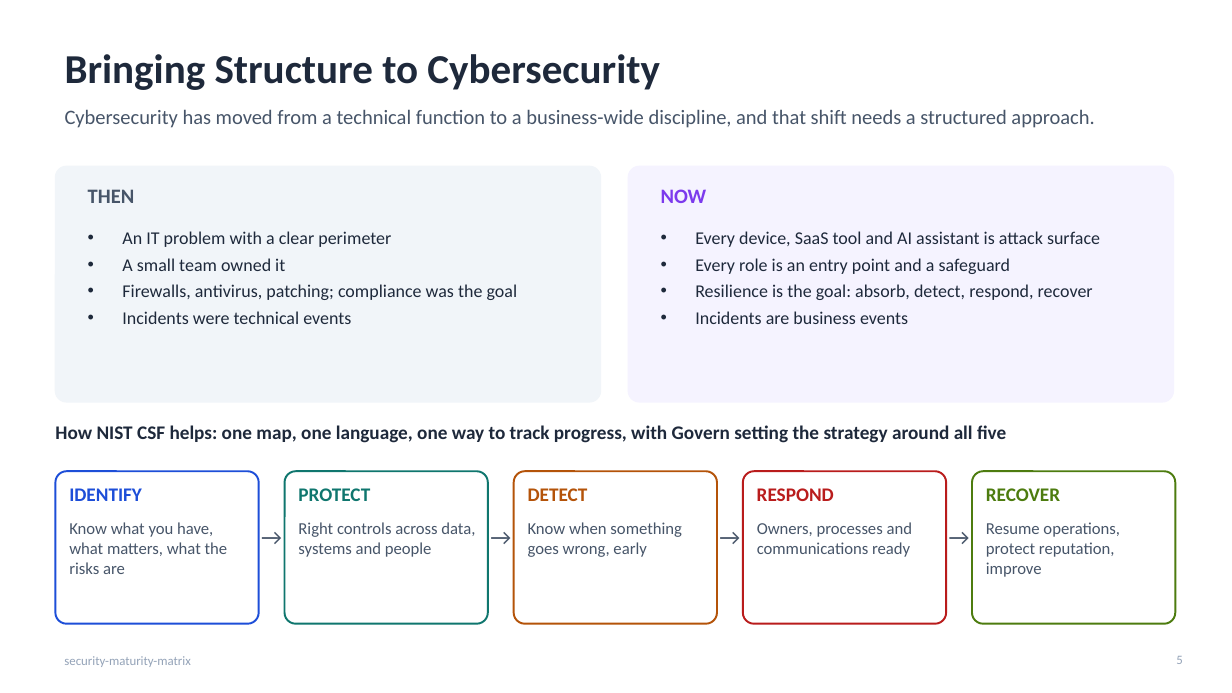
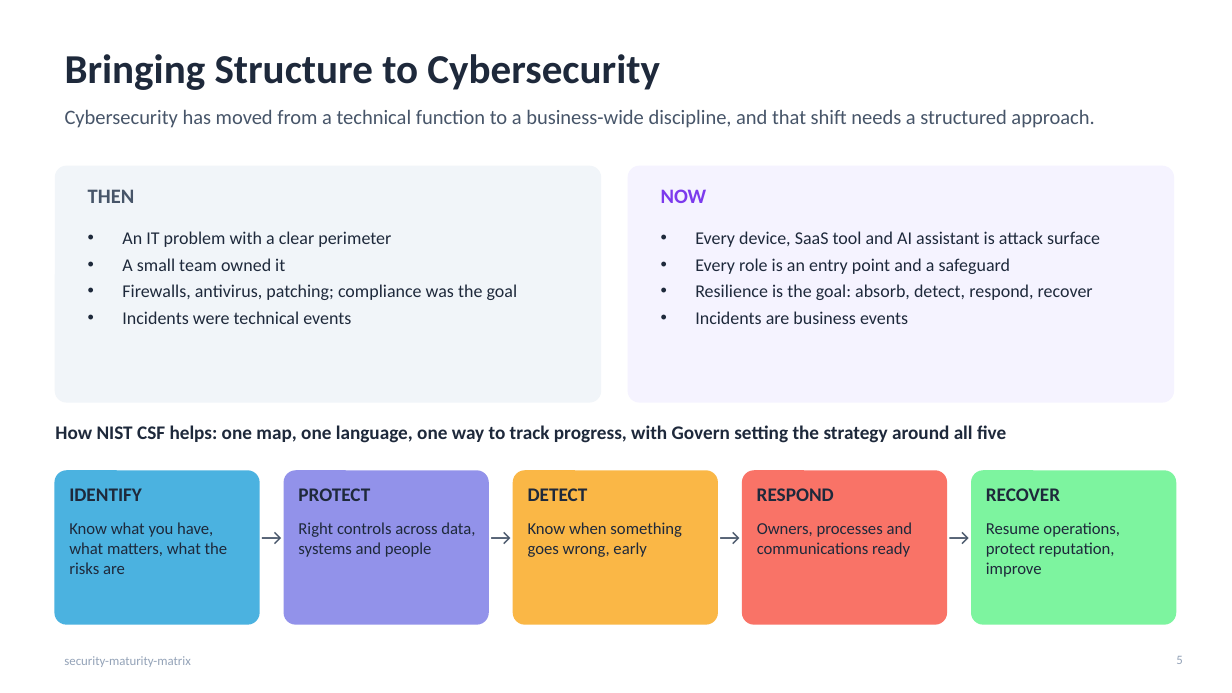
Before and after one commit to srilekha82/security-maturity-matrix, a slide deck: slide 5 of docs/deck/Cybersecurity_and_AI_Capability.pptx. Drawn at 1232x693 pixels with LibreOffice and Linux fonts; fonts in the diff are those of the drawing. Boxes give left, top, right and bottom in pixels: in the first picture for what was removed or moved away, otherwise in the second. Text is boxed around its words. In the diff, an @@ line names an element or a change of style, - is before the commit and + after.

```diff
--- a/docs/deck/Cybersecurity_and_AI_Capability.pptx
+++ b/docs/deck/Cybersecurity_and_AI_Capability.pptx
@@ rounded rectangle at bbox=[55, 471, 259, 624]: fill #FFFFFF to #4BB2E0; outline #1D4ED8 1.5 pt to #4BB2E0 1.5 pt @@
@@ rounded rectangle at bbox=[285, 471, 488, 624]: fill #FFFFFF to #9292EA; outline #0F766E 1.5 pt to #9292EA 1.5 pt @@
@@ rounded rectangle at bbox=[514, 471, 717, 624]: fill #FFFFFF to #FAB746; outline #B45309 1.5 pt to #FAB746 1.5 pt @@
@@ rounded rectangle at bbox=[743, 471, 946, 624]: fill #FFFFFF to #F97367; outline #B91C1C 1.5 pt to #F97367 1.5 pt @@
@@ rounded rectangle at bbox=[972, 471, 1176, 624]: fill #FFFFFF to #7DF49F; outline #4D7C0F 1.5 pt to #7DF49F 1.5 pt @@
@@ text "IDENTIFY" at bbox=[69, 488, 142, 501]: text colour #1D4ED8 to #1E293B @@
@@ text "PROTECT" at bbox=[298, 488, 370, 501]: text colour #0F766E to #1E293B @@
@@ text "DETECT" at bbox=[528, 488, 588, 501]: text colour #B45309 to #1E293B @@
@@ text "RESPOND" at bbox=[757, 488, 834, 501]: text colour #B91C1C to #1E293B @@
@@ text "RECOVER" at bbox=[986, 488, 1060, 501]: text colour #4D7C0F to #1E293B @@
@@ text colour #475569 to #1E293B in 5 elements at bbox=[69, 522, 228, 574], bbox=[298, 522, 475, 557], bbox=[528, 522, 681, 557], bbox=[757, 522, 912, 557], bbox=[986, 522, 1120, 577] @@
```
Also in this commit, not shown: 2 other slides changed, 5 other files.
